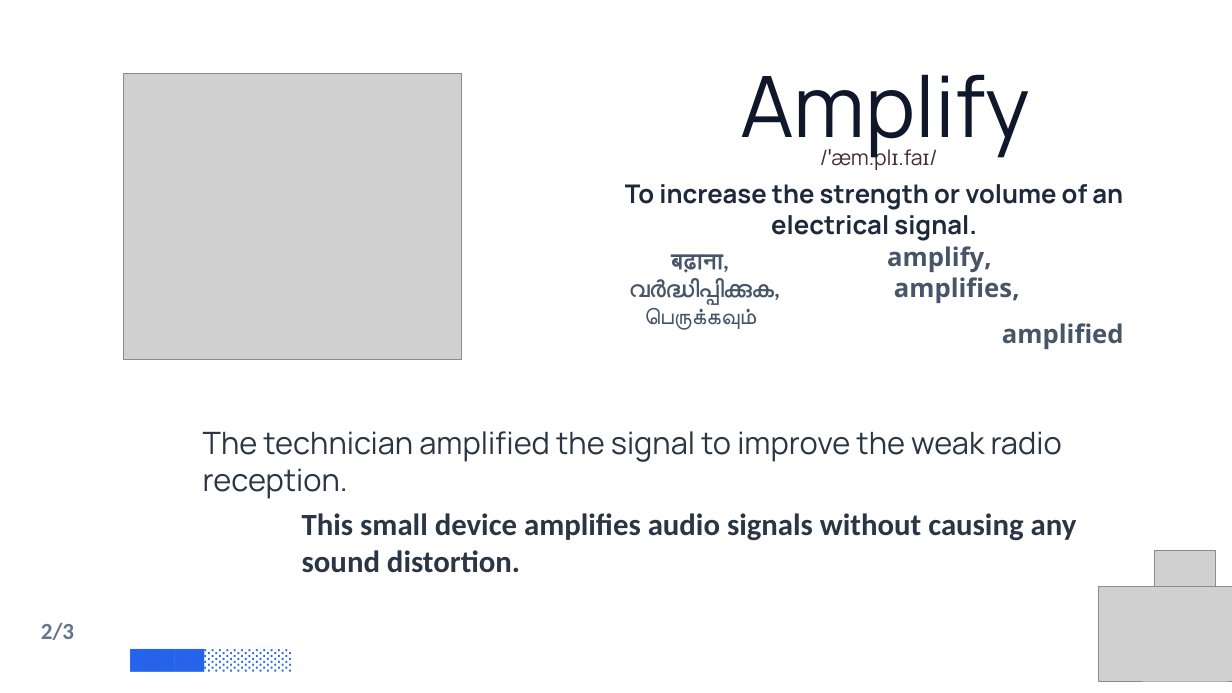
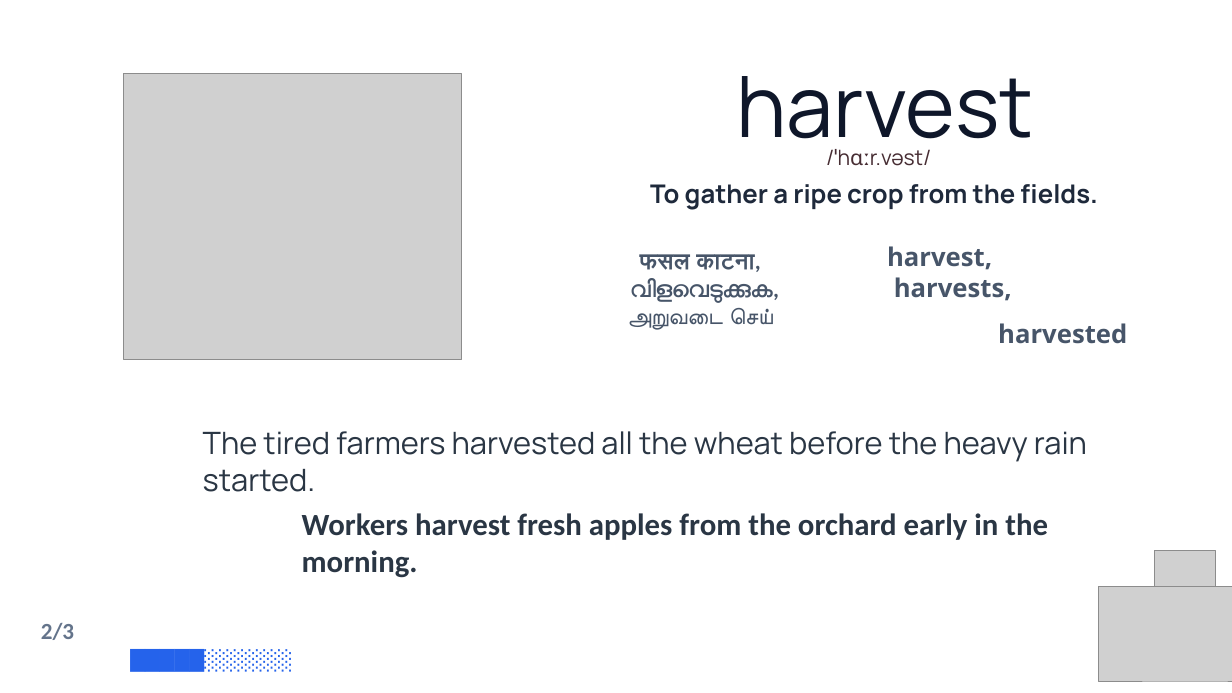
Before and after one commit to PrinceNR/AIVideoAutomation, a slide deck: slide 7 of output/test_builder.pptx. Drawn at 1232x693 pixels with LibreOffice and Linux fonts; fonts in the diff are those of the drawing; grey boxes stand for pictures; background and template pictures are left out. Boxes give left, top, right and bottom in pixels: in the first picture for what was removed or moved away, otherwise in the second. Text is boxed around its words. In the diff, an @@ line names an element or a change of style, - is before the commit and + after.

```diff
--- a/output/test_builder.pptx
+++ b/output/test_builder.pptx
@@ text at (737, 76, 1034, 161): text changed @@
-Amplify
+harvest
@@ text at (870, 149, 931, 166): text changed @@
-/ˈæm.plɪ.faɪ/
+/ˈhɑːr.vəst/
@@ text at (650, 184, 1098, 210): text changed @@
-To increase the strength or volume of an electrical signal.
+To gather a ripe crop from the fields.
@@ text at (627, 254, 779, 330): text changed @@
-बढ़ाना,
-വർദ്ധിപ്പിക്കുക,
-பெருக்கவும்
+फसल काटना,
+വിളവെടുക്കുക,
+அறுவடை செய்
@@ text at (887, 246, 1127, 344): text changed @@
-amplify,
-amplifies,
-amplified
+harvest,
+harvests,
+harvested
@@ text at (203, 431, 1087, 462): text changed @@
-The technician amplified the signal to improve the weak radio reception.
+The tired farmers harvested all the wheat before the heavy rain started.
@@ text at (302, 513, 1048, 540): text changed @@
-This small device amplifies audio signals without causing any sound distortion.
+Workers harvest fresh apples from the orchard early in the morning.
```
Also in this commit, not shown: 11 other slides changed, 33 other files.
